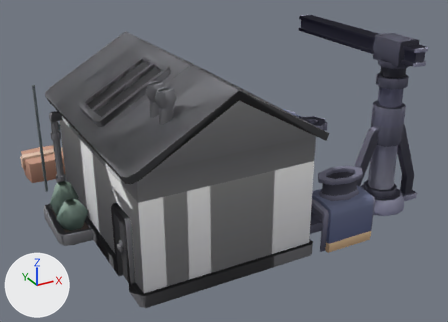
What one commit did to the glTF model graphics-prototype/modular-factories/generated/machineWorks.glb.
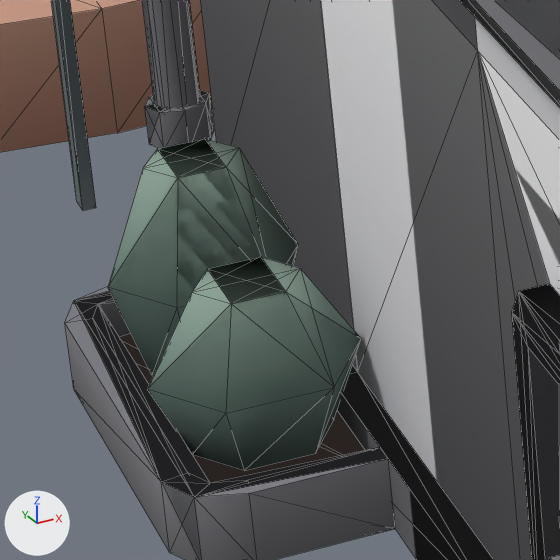
The first picture shows the older version from a camera (50 mm lens) standing at (-42.6, -73.6, 41.5) and looking at (-2.7, -1.0, 5.2). The close-ups show the older and then the newer version on the part from 8% to 26% of the width and 50% to 76% of the height of that picture. Only the edits that show in the close-ups are written down. Every picture has the same lights, and +X, +Y and +Z are marked at lower left. The close-ups show mesh edges as thin lines. Where no turn or scale is listed for an object, it has been applied to the vertices. Vertices at exactly the same position are counted once.

The first close-up shows 'high-0', 'high-1', 'high-3', 'low-0', 'medium-0'.
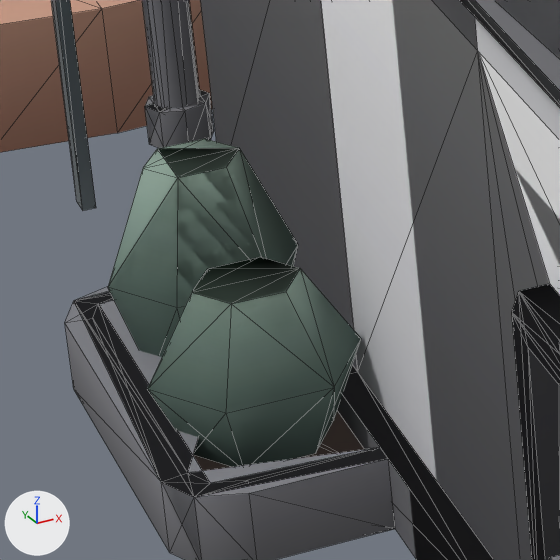
What changed in the scene script:
```text
Change me_low_0:
    used by ob_low_0; location = (0.0, 0.0, 0.0)
    remove me_low_0.from_pydata(...)  # 297 vertices, 371 faces; spans x -27.6..0.0, y -22.0..10.0, z 0.0..23.0
    add me_low_0.from_pydata(...)  # 318 vertices, 393 faces; spans x -27.7..0.0, y -22.0..10.0, z 0.0..23.0
    me_low_0 part 1: 1 vertex moved from x -26.1, y 0.9, z 0.9 to x -24.5, y 0.4, z 3.1; 4 vertices removed from x -27.2..-25.0, y -4.0..4.4, z 0.9..4.4; 7 vertices added at x -27.7..-24.4, y -3.4..0.0, z 0.9..4.4
    other edits to the shape of me_low_0 do not show in these pictures
Change me_medium_0:
    used by ob_medium_0; location = (0.0, 0.0, 0.0)
    remove me_medium_0.from_pydata(...)  # 421 vertices, 565 faces; spans x -28.0..0.0, y -22.0..10.0, z 0.0..23.0
    add me_medium_0.from_pydata(...)  # 426 vertices, 574 faces; spans x -28.0..0.0, y -22.0..10.0, z 0.0..23.0
    me_medium_0 part 2: 1 vertex removed from x -25.0, y 2.7, z 5.6; 3 vertices added at x -26.6..-24.4, y -1.6..2.0, z 4.4..5.6
    other edits to the shape of me_medium_0 do not show in these pictures
```

What differs and where, as boxes [x1, y1, x2, y2] in the close-ups (560 x 560 px; the box of a moved part takes in the faces that stretch with it):
'low-0', reshaped: before [78, 0, 560, 560]; after [74, 0, 560, 560]
part 1 of me_low_0, moved or reshaped: before [78, 302, 208, 493]; after [74, 294, 376, 495]
part 2 of me_medium_0, reshaped: before [158, 139, 225, 166]; after [159, 148, 236, 176]
